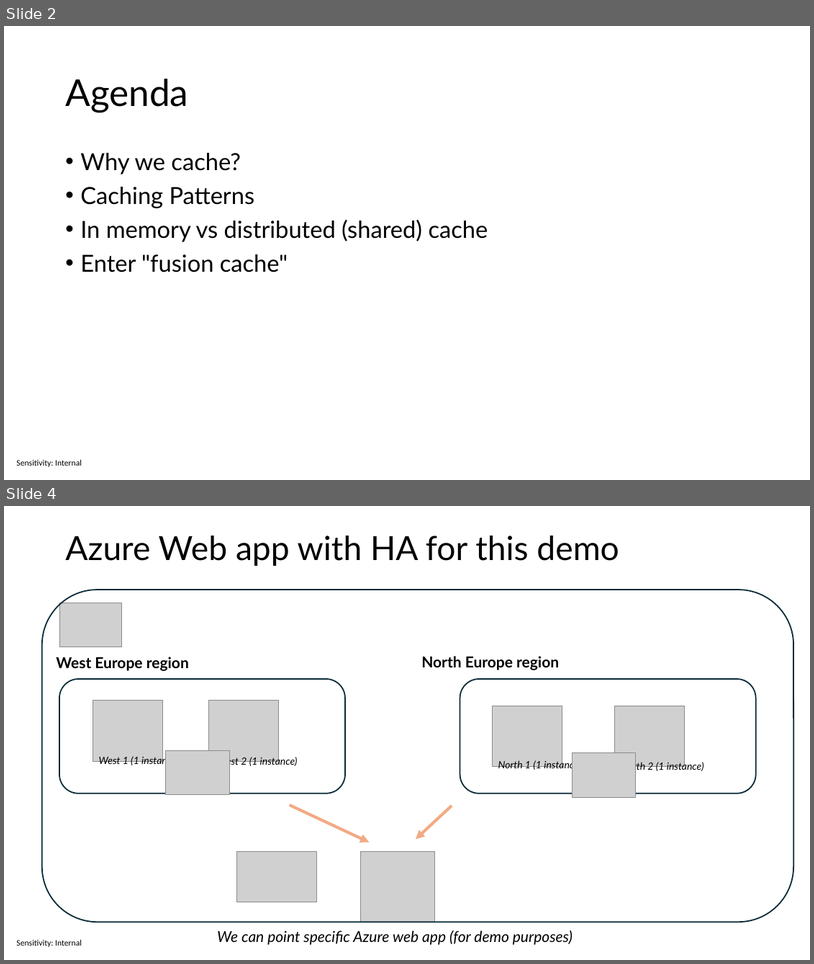
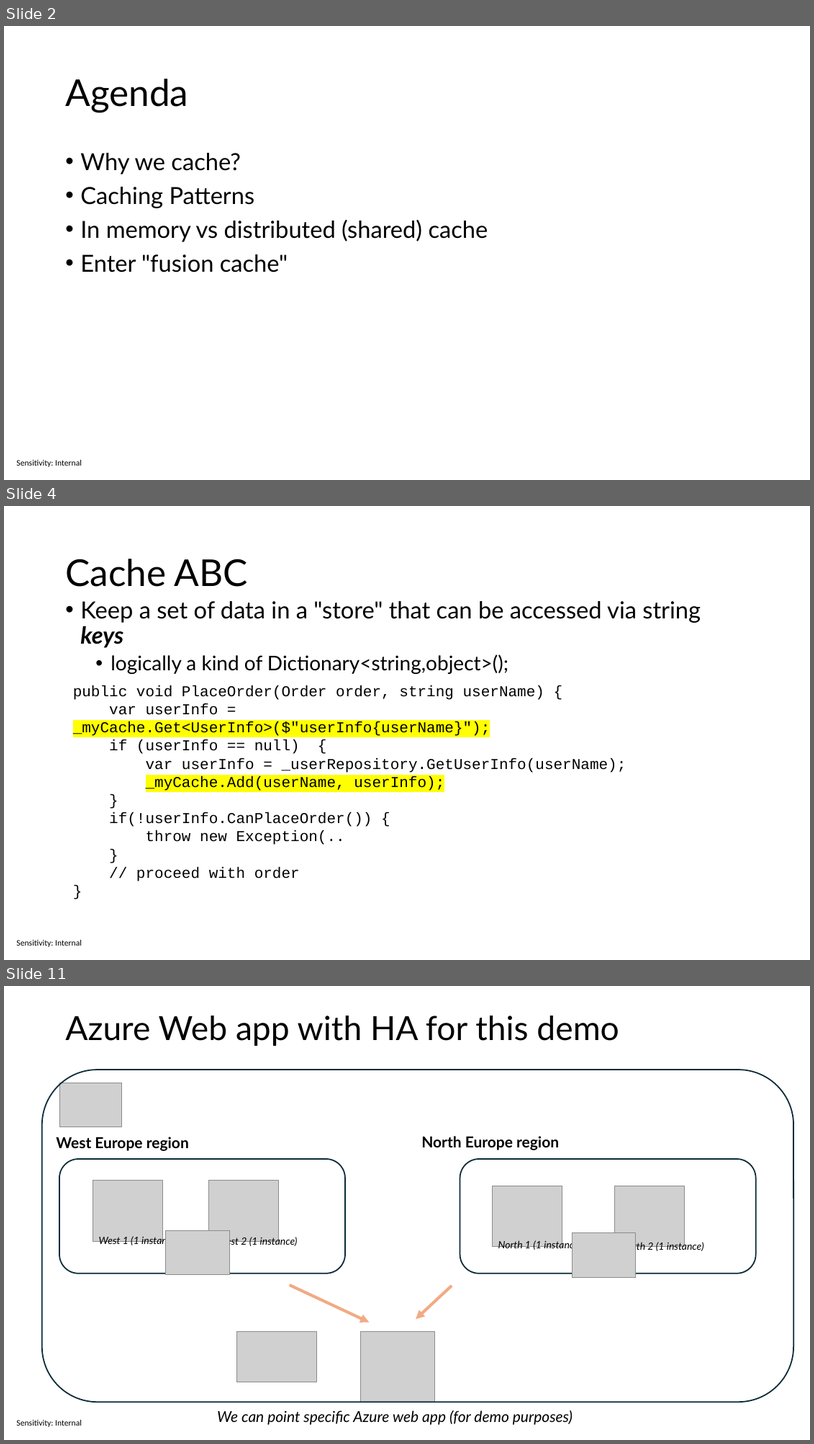
Before and after one commit to sabbadino/cache-like-a-pro-fusion-cache, a slide deck: cache-like-a-pro.pptx. Shown one above the other, each under a label of ours: slides 2 and 4 before the commit, slides 2, 4 and 11 after it; the slides between them are not shown. The pictures are 814x964 and 814x1444 pixels, drawn with LibreOffice and Linux fonts; fonts in the diff are those of the drawing; grey boxes stand for pictures. Boxes give left, top, right and bottom in pixels: in the first picture for what was removed or moved away, otherwise in the second. Text is boxed around its words. In the diff, an @@ line names an element or a change of style, - is before the commit and + after.

```diff
--- a/cache-like-a-pro.pptx
+++ b/cache-like-a-pro.pptx
@@ slide 4 added at [4, 506, 810, 960], background #FFFFFF; not listed: 1 template element that a slide beside it also shows @@
@@ title added at [65, 559, 248, 587], 44 pt, text #000000 @@
+Cache ABC
@@ text added at [80, 601, 701, 674], 28 pt, text #000000 @@
+• Keep a set of data in a "store" that can be accessed via string keys
+  • logically a kind of Dictionary<string,object>();
@@ text added at [73, 685, 627, 881], 18 pt, text #000000 @@
+public void PlaceOrder(Order order, string userName) {
+var userInfo = _myCache.Get<UserInfo>($"userInfo{userName}");
+if (userInfo == null) {
+var userInfo = _userRepository.GetUserInfo(userName);
+_myCache.Add(userName, userInfo);
+}
+if(!userInfo.CanPlaceOrder()) {
+throw new Exception(..
+}
+// proceed with order
+}
@@ what was slide 4 is now slide 11 @@
```
Also in this commit, not shown: 4 slides changed, 4 other slides added.
